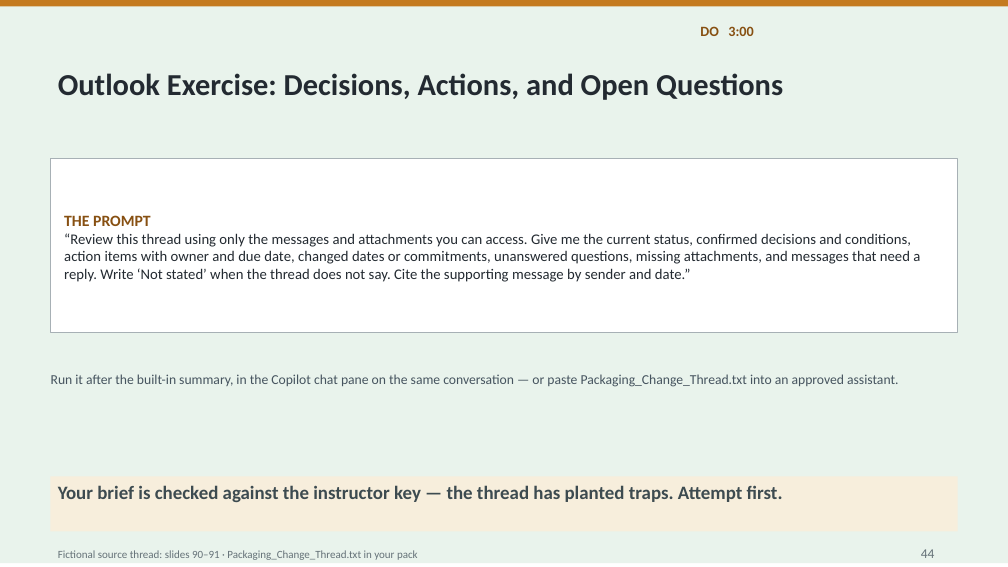
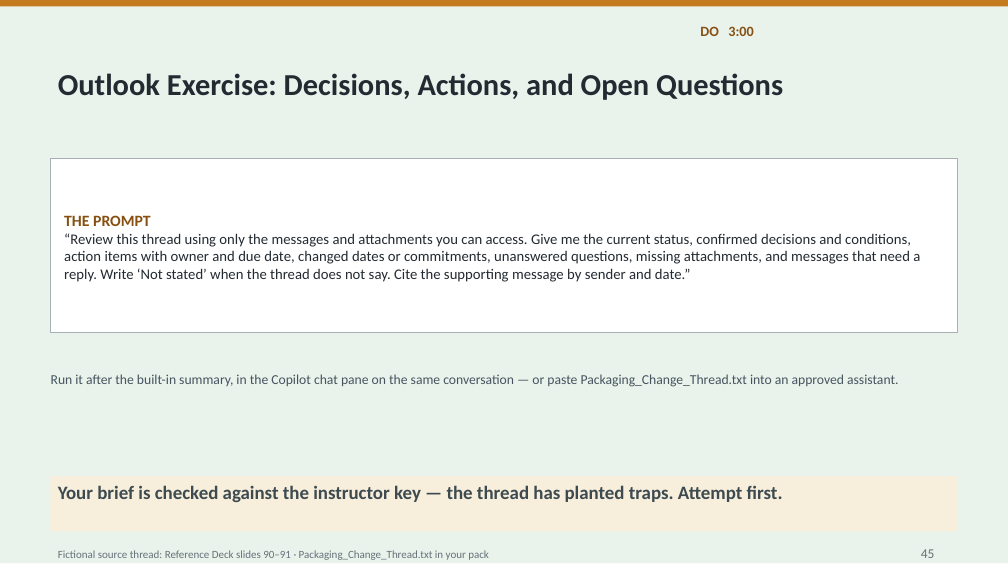
Before and after one commit to naviero1/Claude-Works, a slide deck: slide 45 of ai-training-prompt-engineering/deliverables/First package/From_Prompts_to_Agents_Facilitated_Final_0918.pptx. Drawn at 1008x567 pixels with LibreOffice and Linux fonts; fonts in the diff are those of the drawing. Boxes give left, top, right and bottom in pixels: in the first picture for what was removed or moved away, otherwise in the second. Text is boxed around its words. In the diff, an @@ line names an element or a change of style, - is before the commit and + after.

```diff
--- a/ai-training-prompt-engineering/deliverables/First package/From_Prompts_to_Agents_Facilitated_Final_0918.pptx
+++ b/ai-training-prompt-engineering/deliverables/First package/From_Prompts_to_Agents_Facilitated_Final_0918.pptx
@@ text at (x1=58, y1=550, x2=489, y2=560): text changed @@
-Fictional source thread: slides 90–91 · Packaging_Change_Thread.txt in your pack
+Fictional source thread: Reference Deck slides 90–91 · Packaging_Change_Thread.txt in your pack
@@ text at (x1=921, y1=549, x2=935, y2=558): text changed @@
-44
+45
```
Also in this commit, not shown: 41 other slides changed, 19 other files.
